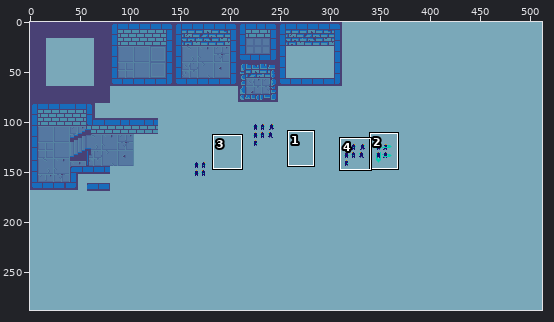
Pixel-art file: Imagens/AspriteAssets/Ambientes.aseprite. The first picture is a wide view before the edit; the outline marks the close-up.
Close-up. Old version:
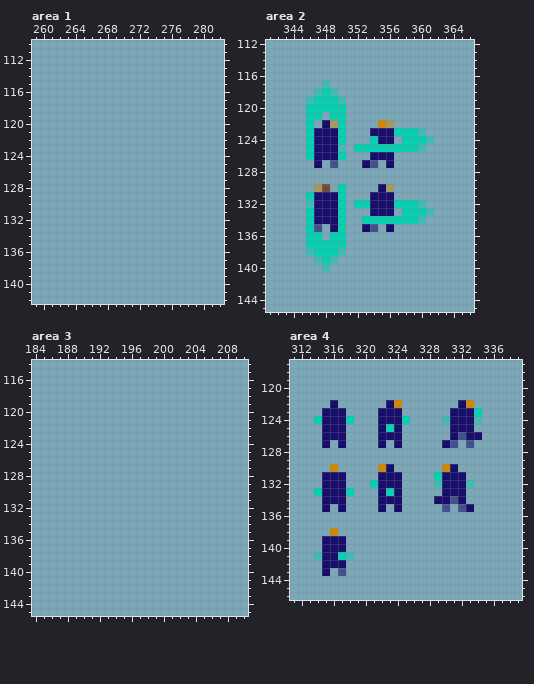
512x288 pixels, 1 frame. Shown: area 1: x 259..282, y 110..142; area 2: x 341..366, y 112..145; area 3: x 184..210, y 114..145; area 4: x 311..339, y 117..146. The commit also changed other parts of the picture, which this record leaves out.
After:
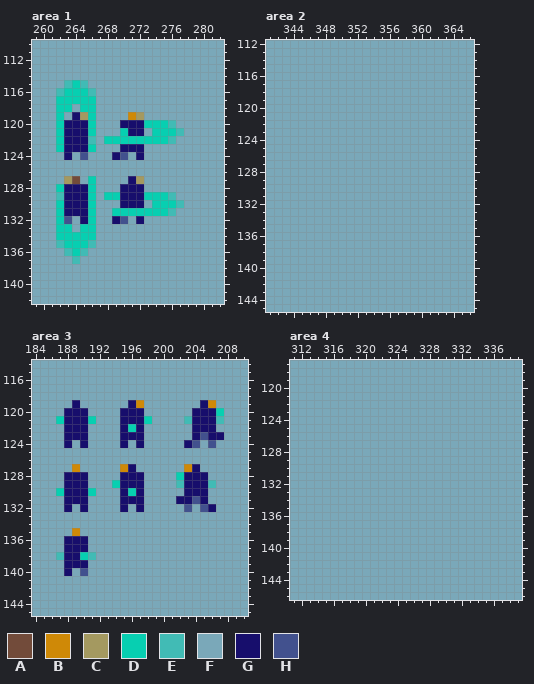
Palette (. is transparent): A #724b3a  B #cf8907  C #a49960  D #07cfb1  E #41bbb5  F #7aa8b9  G #170e6c  H #42518e
The edit:
Changed rows in their new state; - is an unchanged pixel.
Area 1, layer "Personagem":
first column x 262:
115 -EDE------------
116 EDDDE-----------
117 DDDDD-----------
118 DD-DD-----------
119 D-GCD----BC-----
120 DGGGD---GGGDDDE-
121 DGGGD---DGG-DDDE
122 DGGGE-DDDDDDDDE-
123 DGGGD---GGG-----
124 -G-H---GH-G-----
127 -CA-D----GC-----
128 DGGGD---GGG-----
129 EGGGD-DDGGGDDDE-
130 DGGGD---GGG-DDDE
131 DGGGD--DDDDDDDE-
132 DH-GD--GH-G-----
133 DD-DD-----------
134 DDDDD-----------
135 EDDDE-----------
136 -EDE------------
137 --E-------------
Area 2, layer "Personagem":
first column x 346:
117 --F-------------
118 -FFF------------
119 FFFFF-----------
120 FFFFF-----------
121 FF-FF-----------
122 F-FFF----FF-----
123 FFFFF---FFFFFFF-
124 FFFFF---FFF-FFFF
125 FFFFF-FFFFFFFFF-
126 FFFFF---FFF-----
127 -F-F---FF-F-----
130 -FF-F----FF-----
131 FFFFF---FFF-----
132 FFFFF-FFFFFFFFF-
133 FFFFF---FFF-FFFF
134 FFFFF--FFFFFFFF-
135 FF-FF--FF-F-----
136 FF-FF-----------
137 FFFFF-----------
138 FFFFF-----------
139 -FFF------------
140 --F-------------
Area 3, layer "Personagem":
first column x 187:
119 --G------GB-------GB-
120 -GGG----GGG------GGGD
121 DGGGD---GGGD----EGGGE
122 -GGG----GDG------GGG-
123 -GGG----GGG------GHGG
124 -G-G----G-G-----GH-H-
127 --B-----BG------BG---
128 -GGG----GGG----DGGG--
129 -GGG---DGGG----EGGGE-
130 DGGGD---GDG-----GGG--
131 -GGG----GGG----GGHG--
132 -G-G----G-G-----H-HG-
135 --B------------------
136 -GGG-----------------
137 -GGG-----------------
138 EGGDE----------------
139 -GGG-----------------
140 -G-H-----------------
Area 4, layer "Personagem":
first column x 314:
122 --F------FF-------FF-
123 -FFF----FFF------FFFF
124 FFFFF---FFFF----FFFFF
125 -FFF----FFF------FFF-
126 -FFF----FFF------FFFF
127 -F-F----F-F-----FF-F-
130 --F-----FF------FF---
131 -FFF----FFF----FFFF--
132 -FFF---FFFF----FFFFF-
133 FFFFF---FFF-----FFF--
134 -FFF----FFF----FFFF--
135 -F-F----F-F-----F-FF-
138 --F------------------
139 -FFF-----------------
140 -FFF-----------------
141 FFFFF----------------
142 -FFF-----------------
143 -F-F-----------------
Changed places in both close-ups, as pixel boxes (x1, y1, x2, y2):
changed: (56, 80, 184, 264)
changed: (306, 80, 434, 272)
changed: (56, 400, 152, 576)
changed: (176, 400, 224, 512)
changed: (314, 400, 410, 576)
changed: (434, 400, 482, 512)
